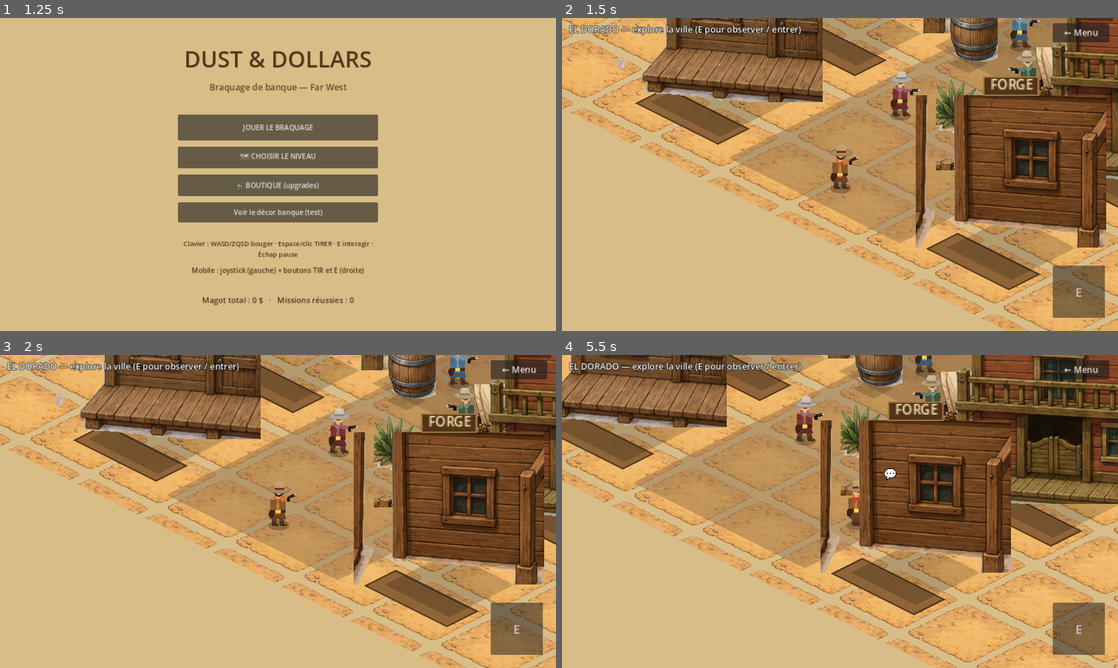
Above: before the commit, frames 1-4 (two rows, left to right).
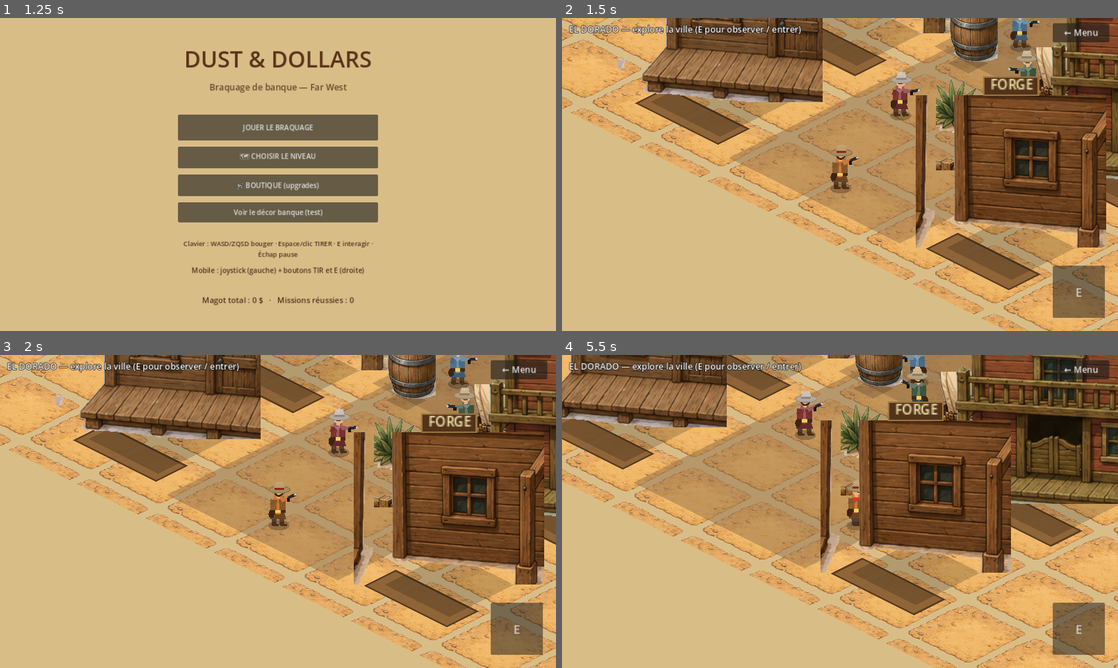
Above: after the commit, the same moments.

Repository: sebadiaz/Cowboys
Game: Godot game, scene res://scenes/Boot.tscn
Two runs of this game, one before a commit and one after it. Both use one fixed random seed, a clock stepped at 60 frames per second and the inputs below.
Inputs (mouse positions are in pixels of both pictures, inside the frame that each line leads up to):
- Up to frame 1 (1.25 s): tap Enter at 0.5 s; move the mouse to (400, 158) at 0.52 s; hold D (move_right) from 0.53 s (still down); hold Space (fire) from 0.53 s (still down); click (400, 158) at 0.67 s
- Up to frame 2 (1.5 s): release D (move_right) at 1.25 s; release Space (fire) at 1.25 s; click "JOUER LE BRAQUAGE" at 1.25 s
- Up to frame 3 (2 s): no input
- Up to frame 4 (5.5 s): click "E" at 2 s; click "← Menu" at 2.75 s; click "JOUER LE BRAQUAGE" at 3.5 s; drag from (728, 527) to (812, 574) at 4.27 s; move the mouse to (895, 442) at 5.02 s; hold D (move_right) from 5.03 s (still down); hold Space (fire) from 5.03 s (still down)

Frame 1 is identical in both runs. In frame 2, 0.1% of the frame differs, in the area x 59-86%, y 0-32%; in frame 3, 0.2%; in frame 4, 1.2%, in the area x 41-69%, y 0-40%.

Commit message:
PNJ vivants: deambulation, coups d'oeil et bulles d'ambiance (ville + saloon)
Nouveau module partage npc_ai.gd: chaque habitant a une petite IA
- deambule autour de son point d'ancrage (rayon configurable), avec COLLISIONS
  (il ne traverse pas batiments/murs/meubles) et animation de marche
- a l'arret, tourne la tete de temps en temps (coups d'oeil)
- lache des BULLES d'ambiance par moments ('...', '*crache*', 'Belle journee
  pour un casse, hein ?'...) au-dessus de sa tete
- quand on lui parle (E), il s'arrete et se tourne vers le joueur

Ville: les 8 habitants deambulent dans les rues.
Saloon: rayons adaptes — le barman et le pianiste restent a leur poste (ils
tournent juste la tete), le joueur de poker et l'ivrogne bougent un peu.

Verifie: parse/export Web OK; runtime: 8/8 PNJ de la ville se deplacent en 4s,
barman immobile (delta 0), aucun PNJ coince dans un mur; capture montrant les
PNJ disperses avec bulles d'ambiance.

Diff:
--- /dev/null
+++ b/scripts/npc_ai.gd
@@ -0,0 +1,93 @@
+class_name NpcAI
+extends RefCounted
+## npc_ai.gd
+## Comportement "vivant" des habitants : déambulation autour d'un point d'ancrage
+## (avec collisions), coups d'œil quand ils sont à l'arrêt, et petites bulles
+## d'ambiance qui apparaissent de temps en temps. Partagé par la ville et le
+## saloon. On opère directement sur le dictionnaire du PNJ (pas d'allocation).
+##
+## `blocked` : Callable(Vector2) -> bool (position infranchissable ?).
+
+const SPEED := 58.0
+const CHATTER := ["…", "*crache*", "Hmm.", "Sacrée chaleur.", "*siffle un air*",
+	"Tch.", "Sale temps pour traîner.", "Belle journée pour un casse, hein ?",
+	"*tousse*", "On dit que la banque est pleine à craquer..."]
+
+
+static func update(npc: Dictionary, delta: float, blocked: Callable, rng: RandomNumberGenerator) -> void:
+	if not npc.has("home"):
+		npc["home"] = npc["pos"]
+		npc["state"] = "idle"
+		npc["timer"] = rng.randf_range(0.4, 2.2)
+		npc["walk"] = 0.0
+		npc["chat_t"] = rng.randf_range(3.0, 9.0)
+		npc["bubble_until"] = 0.0
+		npc["bubble"] = ""
+		if not npc.has("wander"):
+			npc["wander"] = 110.0
+		if typeof(npc.get("facing")) != TYPE_VECTOR2:
+			npc["facing"] = Vector2.DOWN
+
+	npc["timer"] -= delta
+	npc["chat_t"] -= delta
+	var now := Time.get_ticks_msec() / 1000.0
+	if npc["chat_t"] <= 0.0:
+		npc["bubble"] = CHATTER[rng.randi() % CHATTER.size()]
+		npc["bubble_until"] = now + 2.4
+		npc["chat_t"] = rng.randf_range(7.0, 16.0)
+
+	match npc["state"]:
+		"walk":
+			var to: Vector2 = npc["target"] - npc["pos"]
+			if to.length() < 6.0:
+				_rest(npc, rng)
+			else:
+				var dir := to.normalized()
+				npc["facing"] = dir
+				npc["walk"] += delta * 9.0
+				var step := dir * SPEED * delta
+				var moved := false
+				var nx: Vector2 = npc["pos"] + Vector2(step.x, 0.0)
+				if not blocked.call(nx):
+					npc["pos"] = nx
+					moved = true
+				var ny: Vector2 = npc["pos"] + Vector2(0.0, step.y)
+				if not blocked.call(ny):
+					npc["pos"] = ny
+					moved = true
+				if not moved:
+					_rest(npc, rng)
+		_:  # idle
+			npc["walk"] = 0.0
+			if npc["timer"] <= 0.0:
+				if float(npc["wander"]) >= 8.0:
+					_pick_target(npc, blocked, rng)
+				else:
+					# Sédentaire (barman, pianiste) : il tourne juste la tête.
+					npc["facing"] = Vector2.RIGHT.rotated(rng.randf_range(0.0, TAU))
+					npc["timer"] = rng.randf_range(1.6, 3.6)
+
+
+static func _rest(npc: Dictionary, rng: RandomNumberGenerator) -> void:
+	npc["state"] = "idle"
+	npc["walk"] = 0.0
+	npc["timer"] = rng.randf_range(0.8, 2.8)
+
+
+static func _pick_target(npc: Dictionary, blocked: Callable, rng: RandomNumberGenerator) -> void:
+	for _i in range(6):
+		var ang := rng.randf_range(0.0, TAU)
+		var r := rng.randf_range(30.0, float(npc["wander"]))
+		var t: Vector2 = npc["home"] + Vector2.RIGHT.rotated(ang) * r
+		if not blocked.call(t):
+			npc["target"] = t
+			npc["state"] = "walk"
+			return
+	npc["timer"] = rng.randf_range(1.0, 2.5)
+
+
+## Bulle d'ambiance active ? (pour l'affichage).
+static func bubble(npc: Dictionary) -> String:
+	if npc.get("bubble_until", 0.0) > Time.get_ticks_msec() / 1000.0:
+		return str(npc.get("bubble", ""))
+	return ""
--- a/scripts/saloon.gd
+++ b/scripts/saloon.gd
@@ -26,9 +26,11 @@
 var _zoom := 2.2
 var _cam := Vector2.ZERO
 var _toast: Label
+var _rng := RandomNumberGenerator.new()
 
 
 func _ready() -> void:
+	_rng.randomize()
 	_build()
 	_apply_zoom()
 	_cam = _camera_target()
@@ -51,20 +53,20 @@
 	_add_npc(Vector2(500, 95), Vector2(0, 1), Color(0.55, 0.4, 0.25), Color(0.9, 0.85, 0.7),
 			"Sam le barman", ["Qu'est-ce que je te sers, l'ami ? On n'a plus que du whisky.",
 			"La banque ? J'ai rien vu, rien entendu. Compris ?",
-			"Pas d'embrouilles dans mon saloon."])
+			"Pas d'embrouilles dans mon saloon."], 0.0)
 	_add_npc(Vector2(250, 360), Vector2(0.3, 1), Color(0.3, 0.25, 0.4), Color(0.7, 0.6, 0.4),
 			"Joueur de poker", ["Une partie ? Mise tout ton butin, ha !",
-			"J'ai un carré d'as... ou pas."])
+			"J'ai un carré d'as... ou pas."], 36.0)
 	_add_npc(Vector2(835, 360), Vector2(-1, 0.2), Color(0.2, 0.3, 0.45), Color(0.85, 0.8, 0.8),
 			"Pianiste", ["Une petite mélodie pour le hors-la-loi ?",
-			"♪ Oh Susanna... ♪"])
+			"♪ Oh Susanna... ♪"], 0.0)
 	_add_npc(Vector2(640, 560), Vector2(-0.4, -1), Color(0.5, 0.2, 0.2), Color(0.8, 0.7, 0.6),
 			"Ivrogne", ["*hic* T'as pas une pièce, l'ami ?",
-			"J'ai vu le shérif rentrer son or à la banque... *hic*"])
+			"J'ai vu le shérif rentrer son or à la banque... *hic*"], 55.0)
 
 
 func _add_npc(pos: Vector2, facing: Vector2, coat: Color, hat: Color,
-		npc_name: String, lines: Array) -> void:
+		npc_name: String, lines: Array, wander := 40.0) -> void:
 	var pal := CharacterArt.hero_palette()
 	pal["coat"] = coat
 	pal["coat_dark"] = coat.darkened(0.2)
@@ -72,8 +74,8 @@
 	pal["hat"] = hat
 	pal["hat_band"] = hat.darkened(0.3)
 	pal["bandana"] = coat.lightened(0.3)
-	_npcs.append({"pos": pos, "facing": facing.normalized(), "pal": pal, "phase": randf() * TAU,
-			"name": npc_name, "lines": lines, "li": 0})
+	_npcs.append({"pos": pos, "facing": facing.normalized(), "pal": pal,
+			"name": npc_name, "lines": lines, "li": 0, "wander": wander})
 
 
 # --- Boucle ---
@@ -90,7 +92,7 @@
 	_move(dir * SPEED * delta)
 	_update_interaction()
 	for n in _npcs:
-		n["phase"] += delta * 2.0
+		NpcAI.update(n, delta, _blocked, _rng)
 	_cam = _cam.lerp(_camera_target(), clampf(delta * 8.0, 0.0, 1.0))
 	position = _cam
 	_hint_t += delta
@@ -126,6 +128,9 @@
 		return
 	var i: int = npc["li"] % lines.size()
 	npc["li"] = i + 1
+	npc["state"] = "idle"
+	npc["timer"] = 2.0
+	npc["facing"] = (_player_pos - npc["pos"]).normalized()
 	_facing = (npc["pos"] - _player_pos).normalized()
 	_show_toast("%s : « %s »" % [npc["name"], lines[i]])
 
@@ -241,15 +246,19 @@
 			"npc":
 				var n: Dictionary = it["o"]
 				CharacterArt.draw_person(self, Iso.project(n["pos"]), _sf(n["pos"], n["facing"]),
-						n["pal"], false, false, sin(n["phase"]) * 0.3 + 0.3, 0.0, 0.0)
+						n["pal"], false, false, float(n.get("walk", 0.0)), 0.0, 0.0)
 			"me":
 				CharacterArt.draw_person(self, Iso.project(_player_pos), _sf(_player_pos, _facing),
 						CharacterArt.hero_palette(), false, false, _walk, 0.0, 0.0)
 
-	# Marqueurs de dialogue + prompt.
+	# Bulles d'ambiance + marqueurs de dialogue.
 	for n in _npcs:
-		if _player_pos.distance_to(n["pos"]) < TALK_RADIUS:
-			_text(Iso.project(n["pos"]) + Vector2(0, -56), "💬", 16, Color(1, 1, 0.7))
+		var head := Iso.project(n["pos"]) + Vector2(0, -56)
+		var bub := NpcAI.bubble(n)
+		if bub != "":
+			_text(head, bub, 15, Color(1, 1, 0.9))
+		elif _player_pos.distance_to(n["pos"]) < TALK_RADIUS:
+			_text(head, "💬", 16, Color(1, 1, 0.7))
 	if _near_label != "" and int(_hint_t * 2.0) % 2 == 0:
 		_text(Iso.project(_player_pos) + Vector2(0, -64), "E : %s" % _near_label, 16, Color(1, 1, 0.7))
 
--- a/scripts/town.gd
+++ b/scripts/town.gd
@@ -46,9 +46,11 @@
 var _zoom := 2.0
 var _cam := Vector2.ZERO
 var _toast: Label
+var _rng := RandomNumberGenerator.new()
 
 
 func _ready() -> void:
+	_rng.randomize()
 	# Réapparition à la sortie du saloon (sinon, entrée du village).
 	if GameManager.town_return_pos != Vector2.ZERO:
 		_player_pos = GameManager.town_return_pos
@@ -172,7 +174,7 @@
 		_move(dir * SPEED * delta)
 		_update_interaction()
 	for n in _npcs:
-		n["phase"] += delta * 2.0
+		NpcAI.update(n, delta, _blocked, _rng)
 	_cam = _cam.lerp(_camera_target(), clampf(delta * 8.0, 0.0, 1.0))
 	position = _cam
 	_hint_t += delta
@@ -233,6 +235,10 @@
 		return
 	var i: int = npc["li"] % lines.size()
 	npc["li"] = i + 1
+	# Le PNJ s'arrête et se tourne vers le joueur (conversation).
+	npc["state"] = "idle"
+	npc["timer"] = 2.0
+	npc["facing"] = (_player_pos - npc["pos"]).normalized()
 	_facing = (npc["pos"] - _player_pos).normalized()
 	_show_toast("%s : « %s »" % [npc["name"], lines[i]])
 
@@ -345,13 +351,17 @@
 				var n: Dictionary = it["o"]
 				var f := _screen_facing(n["pos"], n["facing"])
 				CharacterArt.draw_person(self, Iso.project(n["pos"]), f, n["pal"],
-						false, false, sin(n["phase"]) * 0.3 + 0.3, 0.0, 0.0)
+						false, false, float(n.get("walk", 0.0)), 0.0, 0.0)
 			"me": _draw_me()
 
-	# Marqueur "💬" au-dessus des PNJ à qui l'on peut parler.
+	# Bulles d'ambiance + marqueur "💬" pour les PNJ.
 	for n in _npcs:
-		if not (n["lines"] as Array).is_empty() and _player_pos.distance_to(n["pos"]) < TALK_RADIUS:
-			_text(Iso.project(n["pos"]) + Vector2(0, -58), "💬", 16, Color(1, 1, 0.7))
+		var head := Iso.project(n["pos"]) + Vector2(0, -58)
+		var bub := NpcAI.bubble(n)
+		if bub != "":
+			_text(head, bub, 15, Color(1, 1, 0.9))
+		elif not (n["lines"] as Array).is_empty() and _player_pos.distance_to(n["pos"]) < TALK_RADIUS:
+			_text(head, "💬", 16, Color(1, 1, 0.7))
 	# Prompt d'action contextuel au-dessus du joueur.
 	if _near_label != "" and int(_hint_t * 2.0) % 2 == 0:
 		var pp := Iso.project(_player_pos) + Vector2(0, -66)
Not shown, changed: TODO.md
